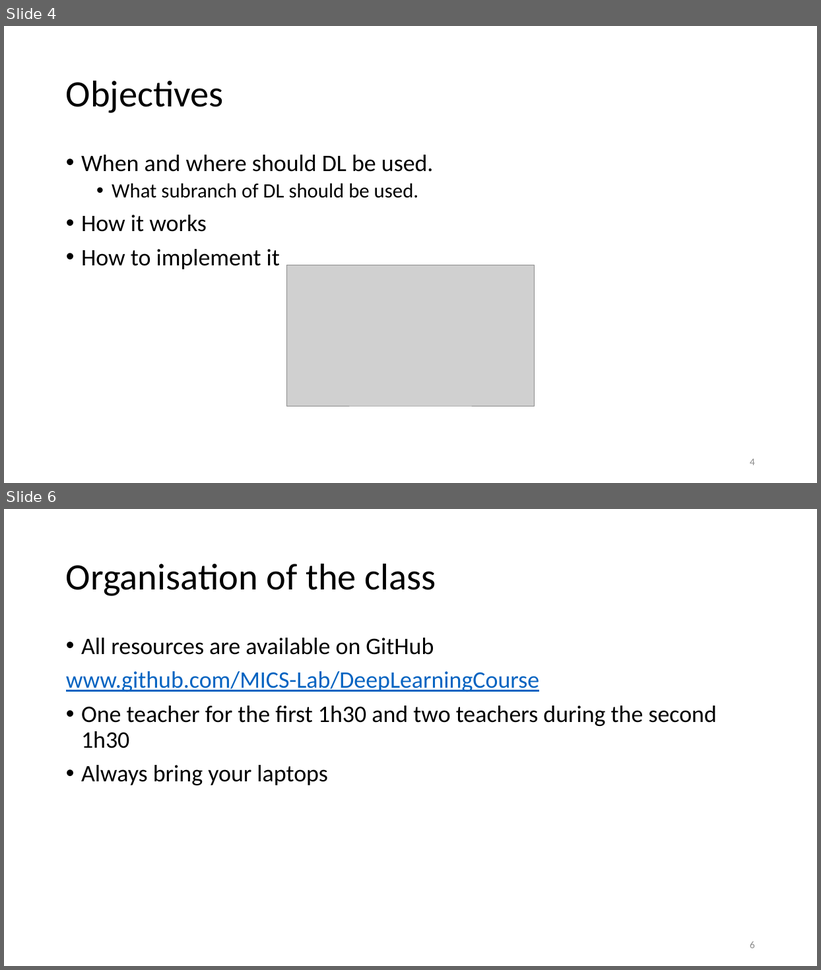
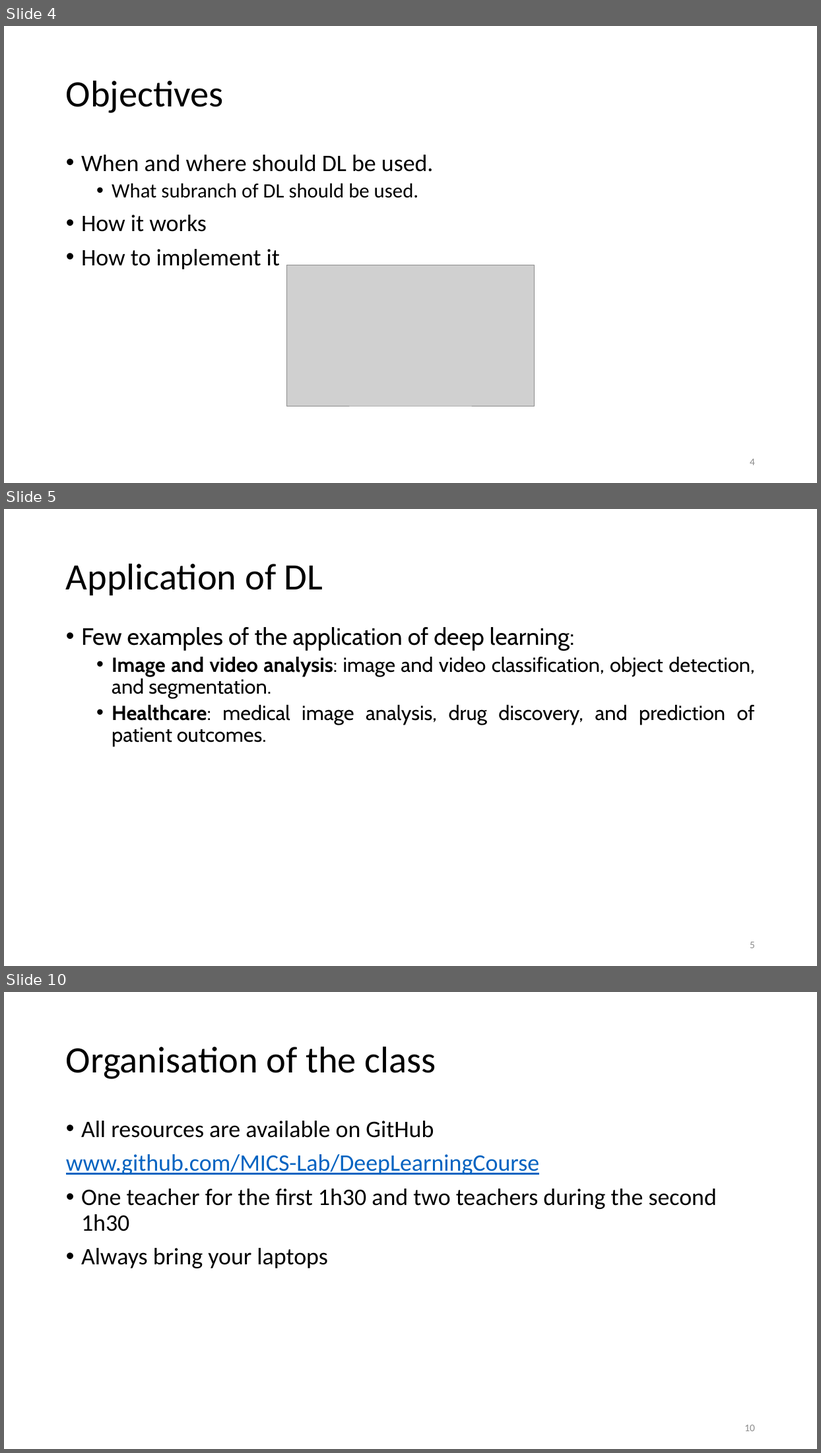
Before and after one commit to MICS-Lab/DeepLearningCourse, a slide deck: Slides_1.pptx. Shown one above the other, each under a label of ours: slides 4 and 6 before the commit, slides 4, 5 and 10 after it; the slides between them are not shown. The pictures are 821x970 and 821x1453 pixels, drawn with LibreOffice and Linux fonts; fonts in the diff are those of the drawing; grey boxes stand for pictures. Boxes give left, top, right and bottom in pixels: in the first picture for what was removed or moved away, otherwise in the second. Text is boxed around its words. In the diff, an @@ line names an element or a change of style, - is before the commit and + after.

```diff
--- a/Slides_1.pptx
+++ b/Slides_1.pptx
@@ slide 5 added at (x1=4, y1=509, x2=817, y2=966), background #FFFFFF @@
@@ title added at (x1=66, y1=563, x2=323, y2=595), 44 pt, text #000000 @@
+Application of DL
@@ text added at (x1=81, y1=627, x2=755, y2=747), 24 pt, text #000000 @@
+• Few examples of the application of deep learning:
+  • Image and video analysis: image and video classification, object detection, and segmentation.
+  • Healthcare: medical image analysis, drug discovery, and prediction of patient outcomes.
@@ page number added at (x1=750, y1=942, x2=755, y2=949), 12 pt, text #8C8C8C @@
+5
@@ what was slide 6 is now slide 10 @@
@@ page number at (x1=745, y1=1425, x2=755, y2=1432): text changed @@
-6
+10
```
Also in this commit, not shown: 1 slide changed, 3 other slides added, 1 slide removed, 2 other files.
